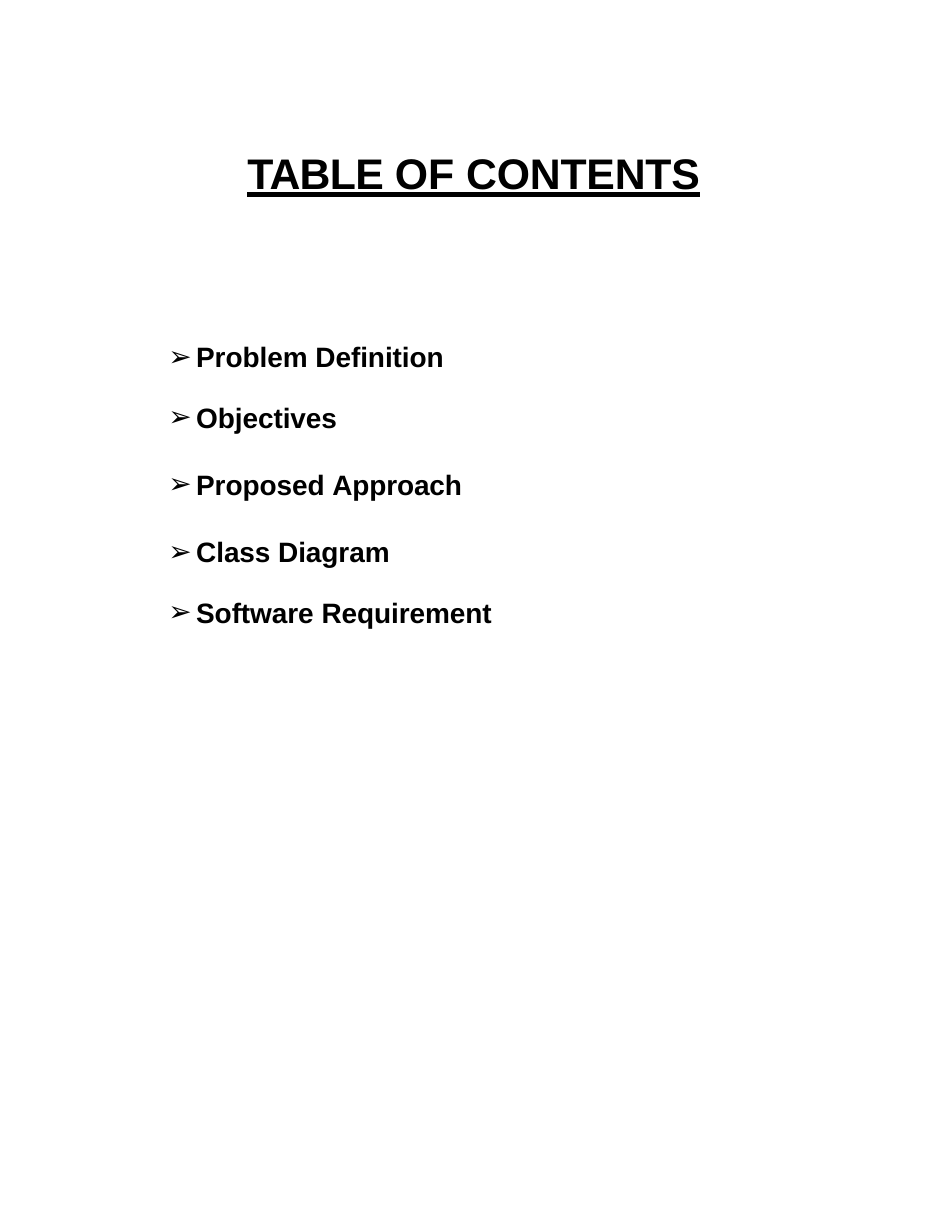
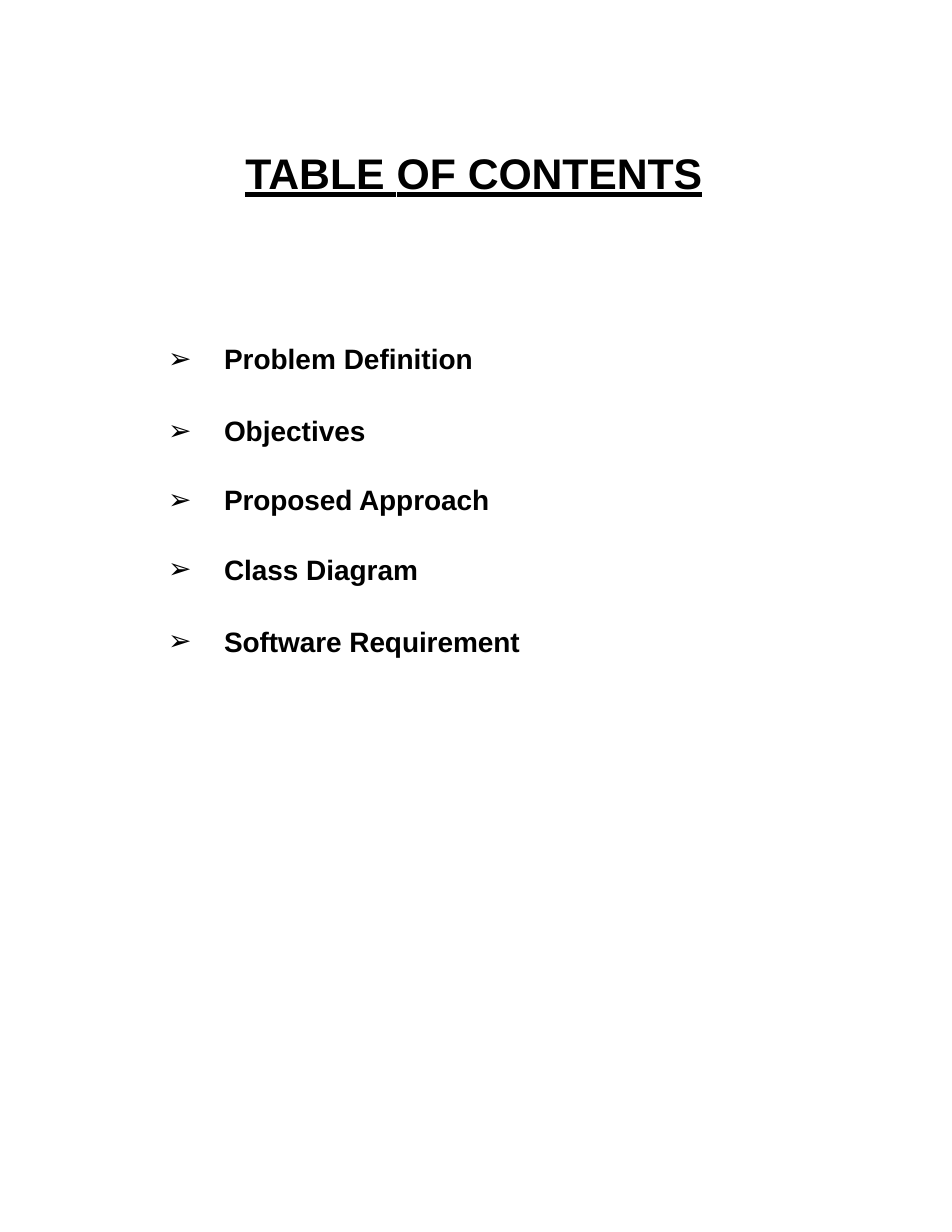
Before and after one commit to rajutkarshgupt/tinceptor_public, a slide deck: slide 6 of Mid_Presentation.pptx (slide 2 before the commit). Drawn at 952x1232 pixels with LibreOffice and Linux fonts; fonts in the diff are those of the drawing. Boxes give left, top, right and bottom in pixels: in the first picture for what was removed or moved away, otherwise in the second. Text is boxed around its words. In the diff, an @@ line names an element or a change of style, - is before the commit and + after.

```diff
--- a/Mid_Presentation.pptx
+++ b/Mid_Presentation.pptx
@@ title "TABLE OF CONTENTS" at box(245, 159, 702, 197): letter spacing -0.5 to 0 pt in "TABLE" @@
@@ text "Problem Definition" at box(224, 348, 519, 657): letter spacing -0.1 to 0 pt in "Problem Definition", "Objectives", "Diagram"; indent changed; less space between paragraphs @@
```
Also in this commit, not shown: 5 other slides changed, 9 slides added, 1 slide removed.
